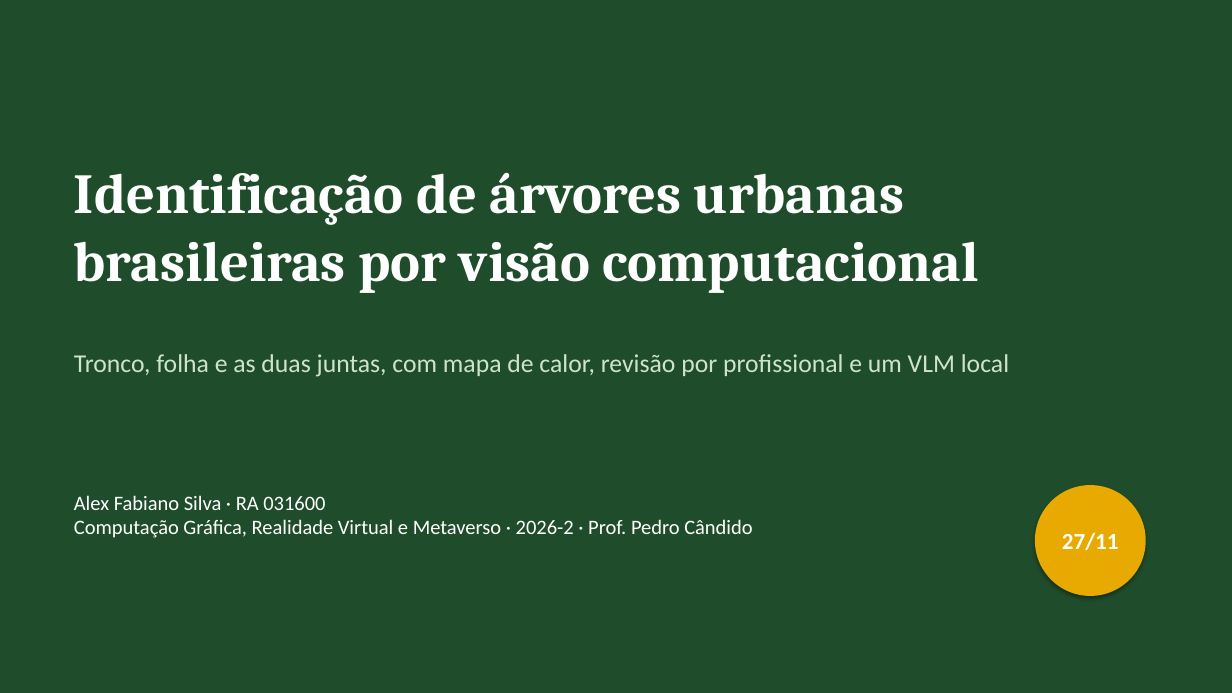
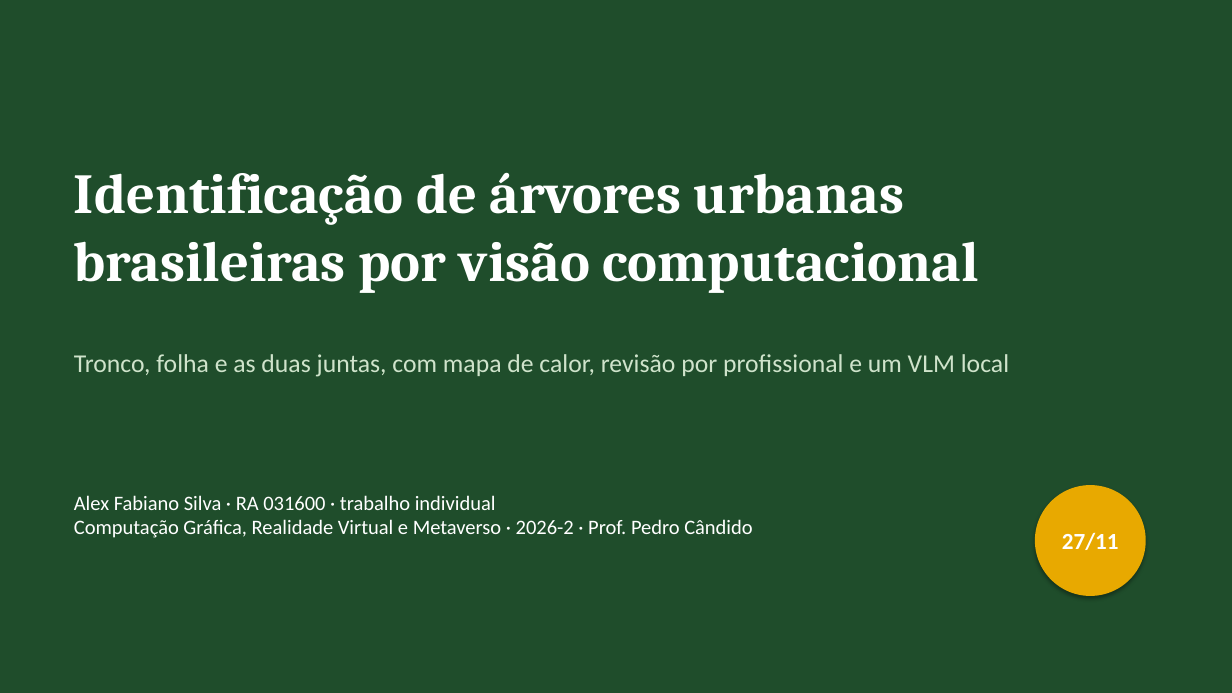
Before and after one commit to alexfabianomoc/Sistema-Interativo-de-Visao-Computacional-e-Inteligencia-Multimodal, a slide deck: slide 1 of docs/apresentacao/apresentacao.pptx. Drawn at 1232x693 pixels with LibreOffice and Linux fonts; fonts in the diff are those of the drawing. Boxes give left, top, right and bottom in pixels: in the first picture for what was removed or moved away, otherwise in the second. Text is boxed around its words. In the diff, an @@ line names an element or a change of style, - is before the commit and + after.

```diff
--- a/docs/apresentacao/apresentacao.pptx
+++ b/docs/apresentacao/apresentacao.pptx
@@ text at (74,495,496,510): text changed @@
-Alex Fabiano Silva · RA 031600
+Alex Fabiano Silva · RA 031600 · trabalho individual
```
Also in this commit, not shown: 12 other slides changed, 3 slides added, 4 other files.
